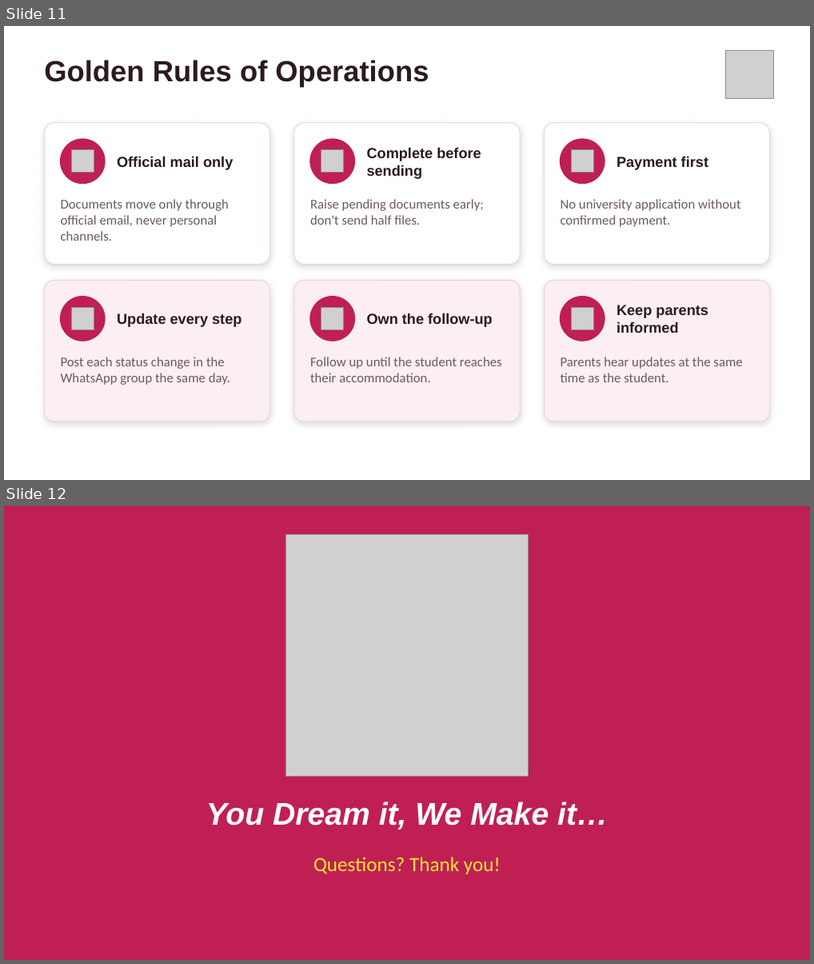
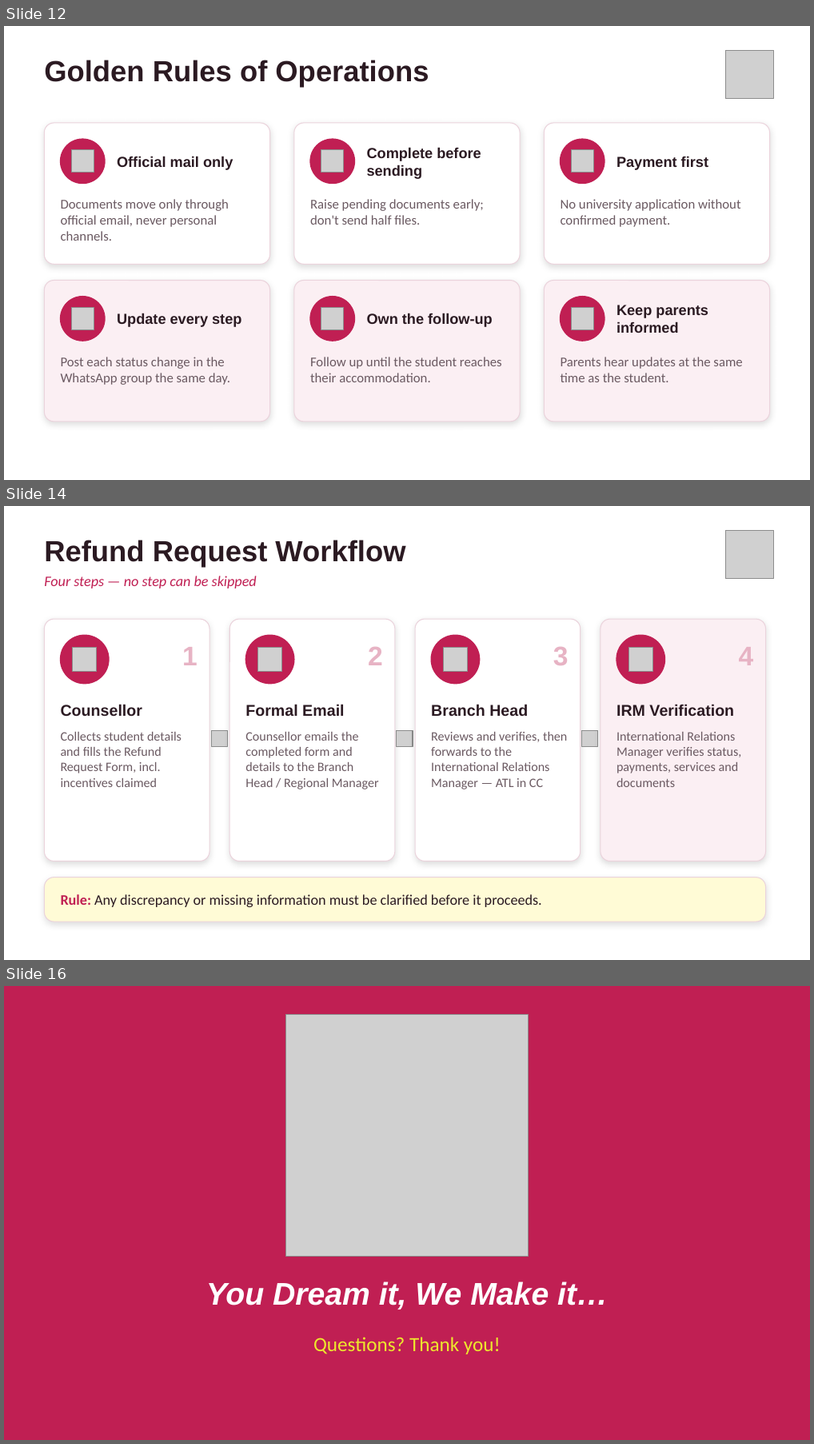
Before and after one commit to abijeethtiwariani-dot/alizon-os, a slide deck: Medcity_Operations_Workflow.pptx. Shown one above the other, each under a label of ours: slides 11 and 12 before the commit, slides 12, 14 and 16 after it; the slides between them are not shown. The pictures are 814x964 and 814x1444 pixels, drawn with LibreOffice and Linux fonts; fonts in the diff are those of the drawing; grey boxes stand for pictures. Boxes give left, top, right and bottom in pixels: in the first picture for what was removed or moved away, otherwise in the second. Text is boxed around its words. In the diff, an @@ line names an element or a change of style, - is before the commit and + after.

```diff
--- a/Medcity_Operations_Workflow.pptx
+++ b/Medcity_Operations_Workflow.pptx
@@ slide 14 added at bbox=[4, 506, 810, 960], background #FFFFFF @@
@@ text added at bbox=[44, 540, 406, 568], 26 pt, text #2B1A22, bold @@
+Refund Request Workflow
@@ picture added at bbox=[726, 530, 774, 579] @@
@@ text added at bbox=[44, 576, 257, 588], 13 pt, text #C01F53, italic @@
+Four steps — no step can be skipped
@@ rounded rectangle added at bbox=[44, 619, 210, 861], fill #FFFFFF, outline #EBD3DC 0.75 pt @@
@@ rounded rectangle added at bbox=[230, 619, 395, 861], fill #FFFFFF, outline #EBD3DC 0.75 pt @@
@@ rounded rectangle added at bbox=[415, 619, 581, 861], fill #FFFFFF, outline #EBD3DC 0.75 pt @@
@@ rounded rectangle added at bbox=[601, 619, 766, 861], fill #FBEFF3, outline #EBD3DC 0.75 pt @@
@@ ellipse added at bbox=[61, 635, 109, 684], fill #C01F53, outline #C01F53 1 pt @@
@@ picture added at bbox=[73, 647, 97, 672] @@
@@ text added at bbox=[182, 647, 198, 665], 24 pt, text #E7B3C4, bold @@
+1
@@ ellipse added at bbox=[246, 635, 294, 684], fill #C01F53, outline #C01F53 1 pt @@
@@ picture added at bbox=[258, 647, 282, 672] @@
@@ text added at bbox=[368, 647, 383, 665], 24 pt, text #E7B3C4, bold @@
+2
@@ ellipse added at bbox=[431, 635, 480, 684], fill #C01F53, outline #C01F53 1 pt @@
@@ picture added at bbox=[443, 647, 468, 672] @@
@@ text added at bbox=[554, 647, 569, 665], 24 pt, text #E7B3C4, bold @@
+3
@@ ellipse added at bbox=[617, 635, 666, 684], fill #C01F53, outline #C01F53 1 pt @@
@@ picture added at bbox=[629, 647, 653, 672] @@
@@ text added at bbox=[739, 647, 754, 665], 24 pt, text #E7B3C4, bold @@
+4
@@ text added at bbox=[61, 704, 142, 716], 14 pt, text #2B1A22, bold @@
+Counsellor
@@ text added at bbox=[246, 704, 344, 716], 14 pt, text #2B1A22, bold @@
+Formal Email
@@ text added at bbox=[431, 704, 528, 716], 14 pt, text #2B1A22, bold @@
+Branch Head
@@ text added at bbox=[617, 704, 734, 716], 14 pt, text #2B1A22, bold @@
+IRM Verification
@@ text added at bbox=[61, 732, 182, 787], 11.5 pt, text #6B5A62 @@
+Collects student details and fills the Refund Request Form, incl. incentives claimed
@@ picture added at bbox=[211, 730, 227, 746] @@
@@ text added at bbox=[246, 732, 379, 789], 11.5 pt, text #6B5A62 @@
+Counsellor emails the completed form and details to the Branch Head / Regional Manager
@@ picture added at bbox=[397, 730, 413, 746] @@
@@ text added at bbox=[431, 732, 567, 789], 11.5 pt, text #6B5A62 @@
+Reviews and verifies, then forwards to the International Relations Manager — ATL in CC
@@ picture added at bbox=[582, 730, 598, 746] @@
@@ text added at bbox=[617, 732, 742, 787], 11.5 pt, text #6B5A62 @@
+International Relations Manager verifies status, payments, services and documents
@@ rounded rectangle added at bbox=[44, 877, 766, 921], fill #FFFBD6, outline #EBD3DC 0.75 pt @@
@@ text added at bbox=[61, 894, 542, 907], 13 pt, text #2B1A22 @@
+Rule: Any discrepancy or missing information must be clarified before it proceeds.
@@ what was slide 11 is now slide 12 @@
@@ what was slide 12 is now slide 16 @@
```
Also in this commit, not shown: 3 other slides added.
